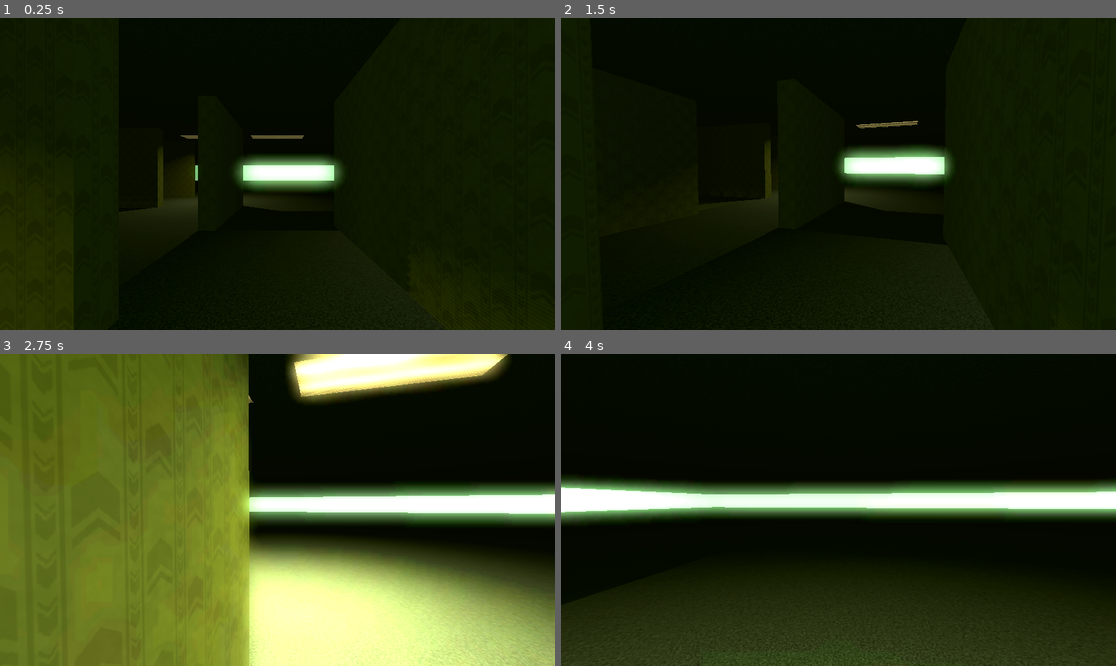
Above: before the commit, frames 1-4 (two rows, left to right).
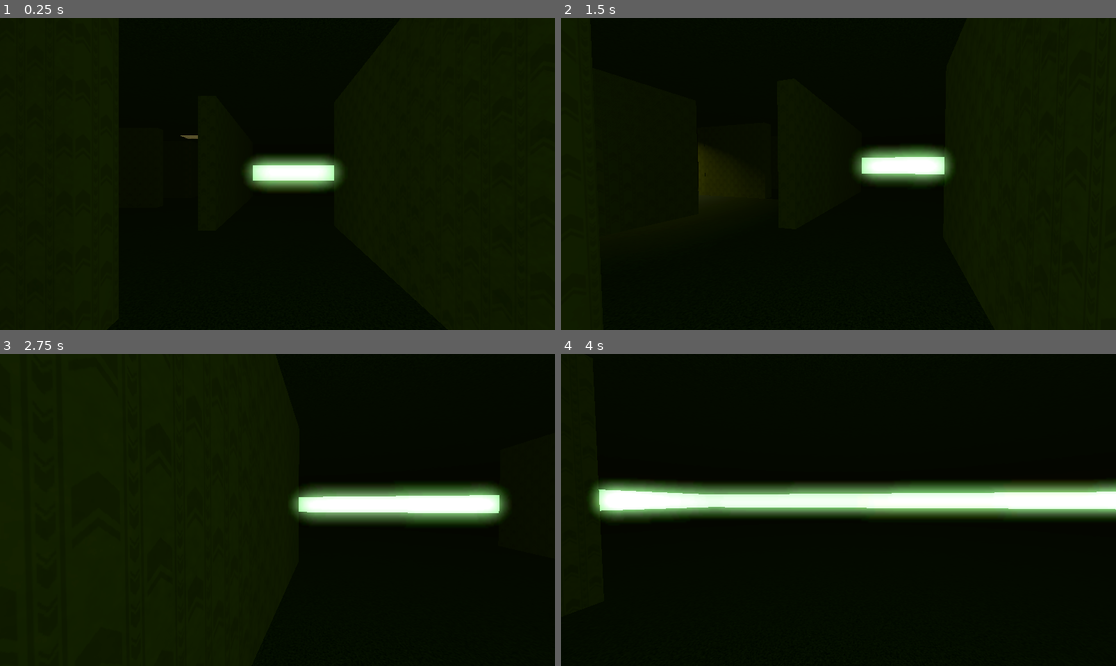
Above: after the commit, the same moments.

Repository: zodywoolsey/backrooms
Game: Godot game, scene res://procedural/backrooms/main.tscn
Same seed, same stepped clock (60 frames per second), same inputs: the game is played once before the commit and once after it.
Inputs (mouse positions are in pixels of both pictures, inside the frame that each line leads up to):
- Up to frame 1 (0.25 s): no input
- Up to frame 2 (1.5 s): tap Enter (ui_accept) at 0.5, 1.25 s; move the mouse to (960, 158) at 0.52 s; hold D (right) 0.53-1.28 s; click (960, 158) at 0.67 s; tap Space (jump) at 0.77 s; move the mouse to (810, 174) at 1.27 s; hold W (forward) from 1.28 s (still down)
- Up to frame 3 (2.75 s): keep holding W (forward); tap Space (jump) at 1.52 s; move the mouse to (288, 503) at 2.02 s
- Up to frame 4 (4 s): keep holding W (forward); move the mouse to (832, 516) at 2.77 s; tap Space (jump) at 3.02, 3.77 s; move the mouse to (877, 513) at 3.52 s

The runs differ from the first frame. In frame 1, 2.3% of the frame differs, in the area x 0-80%, y 37-100%; in frame 2, 1.8%; in frame 3, 73%, in the area x 0-100%, y 0-100%; in frame 4, 23%.

Commit message:
performance update: still having some weird issues but it should be a little better

Diff:
--- a/procedural/backrooms/ceiling_light.tscn
+++ b/procedural/backrooms/ceiling_light.tscn
@@ -2,23 +2,31 @@
 
 [ext_resource type="Material" uid="uid://dlx7vuy17b6wg" path="res://procedural/assets/flourescent lights.tres" id="1_umk1q"]
 
-[sub_resource type="PlaneMesh" id="PlaneMesh_h1bgk"]
+[sub_resource type="PlaneMesh" id="PlaneMesh_xen5u"]
 material = ExtResource("1_umk1q")
 size = Vector2(1, 3)
 
-[sub_resource type="GDScript" id="GDScript_5e27l"]
+[sub_resource type="GDScript" id="GDScript_kbi5m"]
 script/source = "extends SpotLight3D
 
 var player
+var timer = 0
 
 func _process(delta):
-	if !player:
-		player = get_tree().get_first_node_in_group('player')
-	else:
-		if global_position.distance_to(player.global_position) > 20:
-			hide()
+	timer += delta
+	if timer > .1:
+		timer = 0
+		if !player:
+			player = get_tree().get_first_node_in_group('player')
 		else:
-			show()
+			if global_position.distance_to(player.global_position) > 60:
+				hide()
+			else:
+				show()
+			if global_position.distance_to(player.global_position) < 20:
+				shadow_enabled = true
+			else:
+				shadow_enabled = false
 "
 
 [node name="light" type="Node3D"]
@@ -38,4 +46,4 @@
 shadow_enabled = true
 spot_range = 19.817
 spot_angle = 74.4251
-script = SubResource("GDScript_5e27l")
+script = SubResource("GDScript_kbi5m")
--- a/procedural/backrooms/main.tscn
+++ b/procedural/backrooms/main.tscn
@@ -24,6 +24,7 @@
 background_mode = 1
 background_color = Color(0.121569, 0.180392, 0.121569, 1)
 sky = SubResource("Sky_p44iy")
+ssil_enabled = true
 sdfgi_use_occlusion = true
 sdfgi_bounce_feedback = 0.8
 sdfgi_cascades = 3
--- a/procedural/backrooms/scripts/procedural.gd
+++ b/procedural/backrooms/scripts/procedural.gd
@@ -91,10 +91,9 @@
 					if tmpr == 4:
 						if surroundingNoise.count(4)>1:
 							tmpr = 5
-							print(currentNoise)
 
 					#more lights
-					if tmpr != 4 and surroundingNoise.count(4)<3:
+					if tmpr != 4 and surroundingNoise.count(4)<2:
 						if randf() > .8:
 							tmpr = 4
 #					print(tmpr)
@@ -114,13 +113,14 @@
 ## removes it from the queue
 func nextAdd():
 #	print(toAdd.size())
-	if toAdd.size() > 20:
-		for i in range(20):
+	if toAdd.size() > 10:
+		for i in range(10):
 			var tmp = toAdd.pop_back()
-			if tmp:
+			if tmp and !get_tree().get_first_node_in_group(tmp[2]):
 				tiles.call_deferred("add_child",tmp[0])
 				tmp[0].position = tmp[1]
 				tmp[0].name = tmp[2]
+				tmp[0].add_to_group(tmp[2])
 
 
 ## Adds node to the queue to be removed to the scene
Not shown: 1 places in procedural/backrooms/ceiling_light.tscn that only renumber resources
